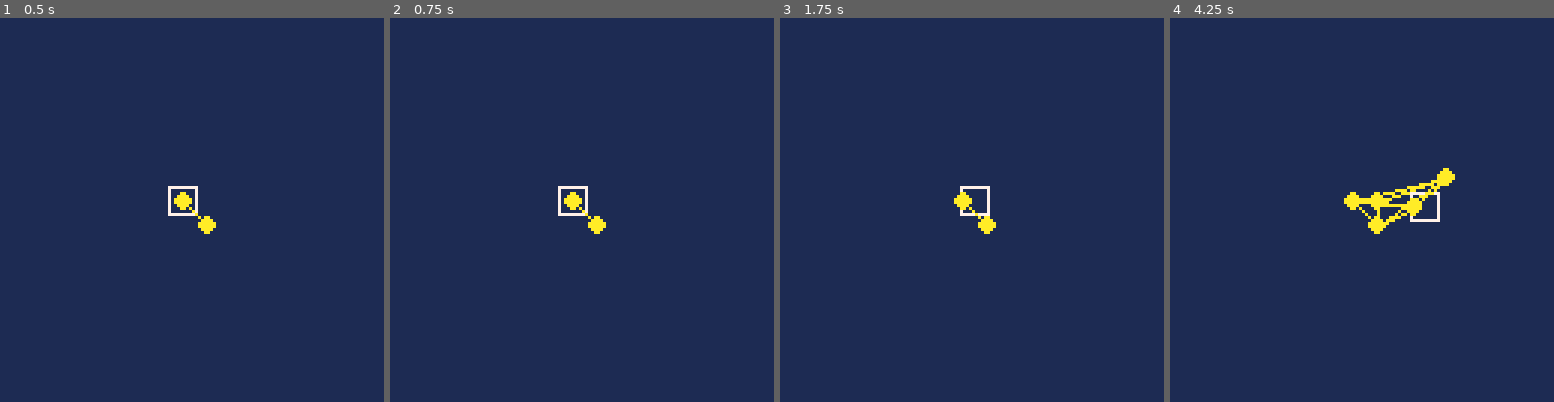
Above: before the commit, frames 1-4 (left to right).
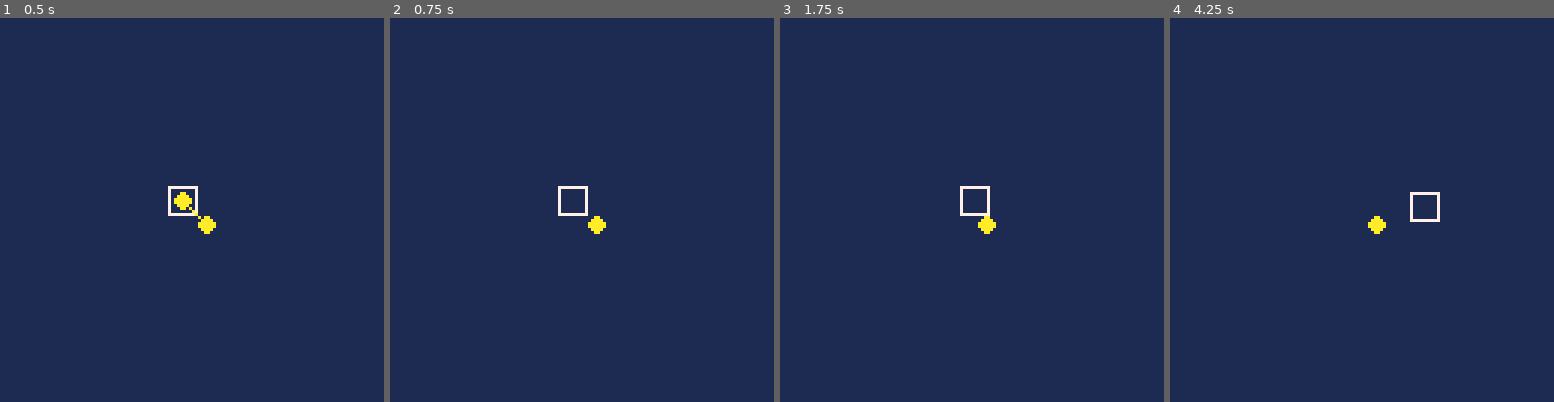
Above: after the commit, the same moments.

Repository: hughbagan/starbase-pico8
Game: PICO-8 cartridge starbase.p8
Same seed, same stepped clock (60 frames per second), same inputs: the game is played once before the commit and once after it.
Inputs:
- Up to frame 1 (0.5 s): tap X (X key) at 0.33 s
- Up to frame 2 (0.75 s): tap O (Z key) at 0.7 s
- Up to frame 3 (1.75 s): tap X (X key) at 1.07 s; hold Right from 1.6 s (still down); tap O (Z key) at 1.7 s
- Up to frame 4 (4.25 s): tap X (X key) at 1.85, 2.97, 4.08 s; release Right at 2.1 s; tap O (Z key) every 0.4 s from 2.1 to 4.1 s; hold Up 2.15-2.42 s; hold Right 2.47-3.03 s; hold Left 3.08-3.58 s; hold Down 3.63-3.97 s; hold Right from 4.02 s (still down)

Frame 1 is identical in both runs. In frame 2, 0.2% of the frame differs, in the area x 45-53%, y 45-53%; in frame 3, 0.2%; in frame 4, 1.1%, in the area x 45-75%, y 39-54%.

Commit message:
add function node.destroy

Diff:
--- a/starbase.p8
+++ b/starbase.p8
@@ -18,9 +18,13 @@
 	if btn(⬇️) then cy+=1 end
 	if btn(⬆️) then cy-=1 end
  if btnp(❎) then
-  if node.empty(cx+1,cy+1) then
+  if not node.get(cx+1,cy+1) then
 	  node.create(cx+1,cy+1)
 	 end
+ end
+ if btnp(🅾️) then
+  n=node.get(cx+1,cy+1)
+  if n then node.destroy(n) end
  end
  for n in all(nodes) do
  	node.update(n)
@@ -70,8 +74,21 @@
 	 end
 	end
 	add(nodes,n)
-	nid+=1
-	--todo: handle nid overflow
+	nid+=1 --todo: fix overflow
+end
+
+node.destroy=function(n)
+ for i=1,#nodes do
+ 	if nodes[i].id==n.id then
+ 	 --unlink neighbours
+ 	 for n2 in all(nodes[i].nbr) do
+ 	  del(n2.nbr,nodes[i])
+ 	 end
+ 	 deli(nodes,i)
+ 	 return true
+ 	end
+ end
+ return false
 end
 
 node.update=function(n)
@@ -90,13 +107,13 @@
  spr(n.sp,n.x,n.y) --on top
 end
 
-node.empty=function(_x,_y)
+node.get=function(_x,_y)
 	for n in all(nodes) do
 		if overlap(n,{x=_x,y=_y}) then
-			return false
+			return n
 		end
 	end
-	return true
+	return nil
 end
 
 node.near=function(n1,n2,d)
